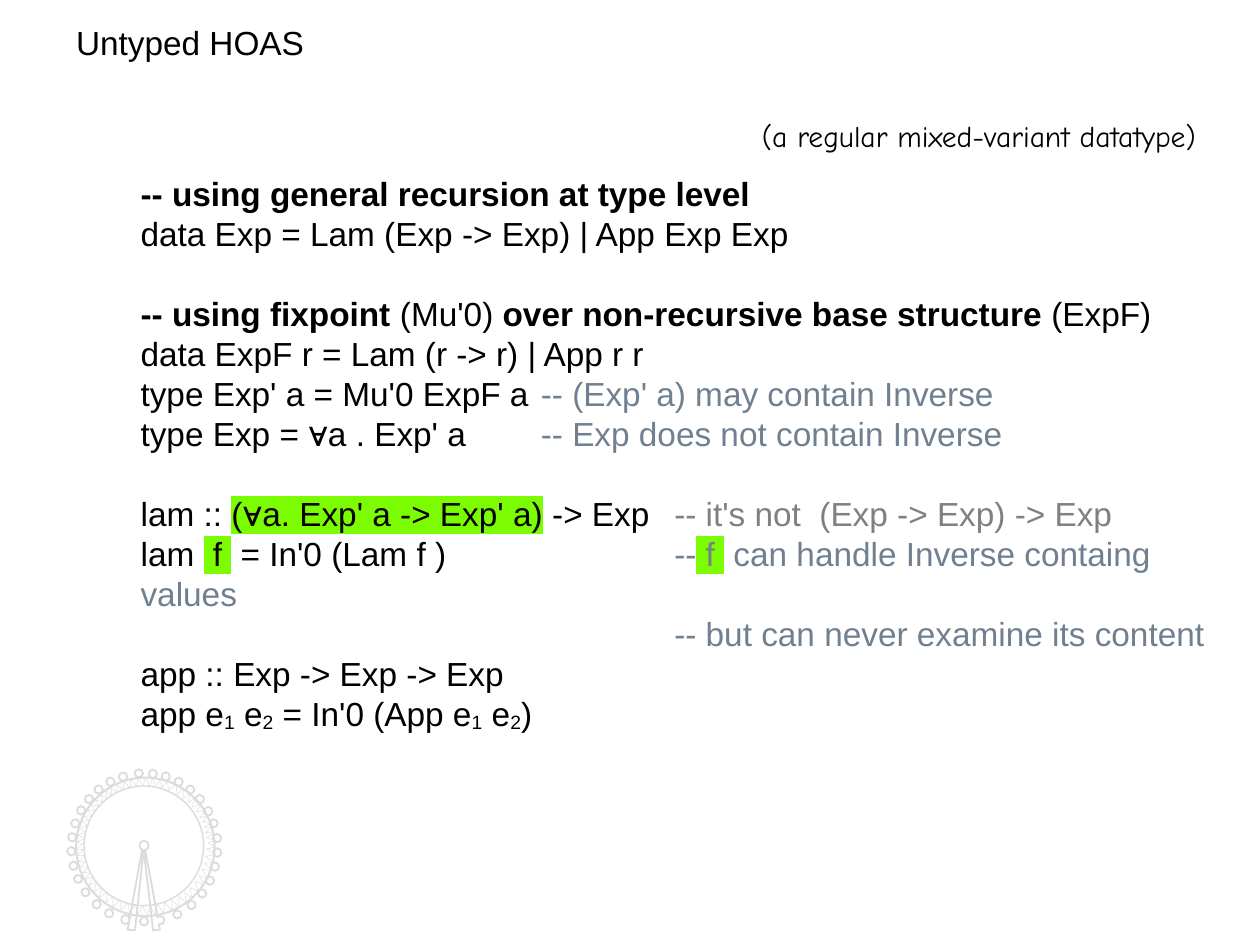
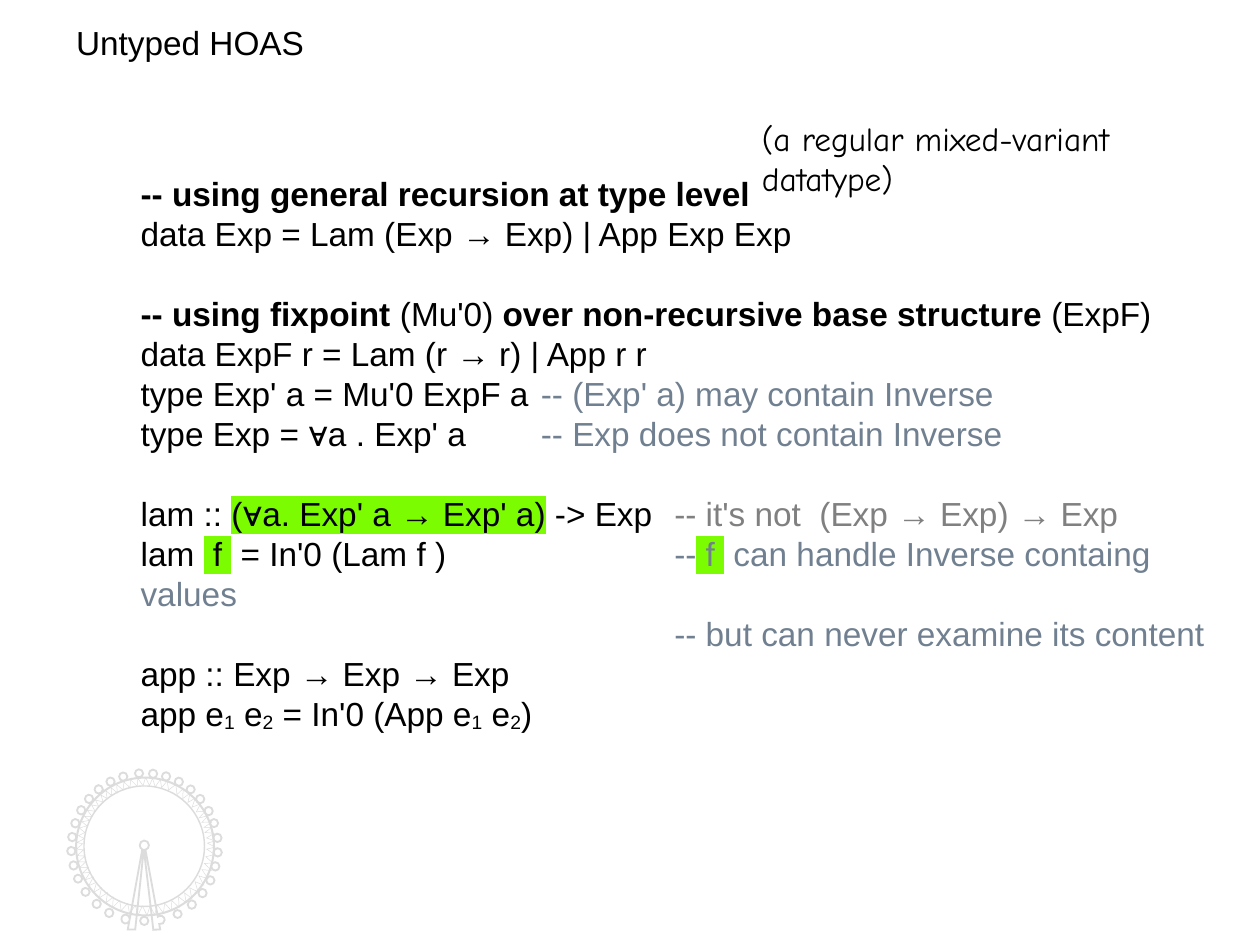
Before and after one commit to kyagrd/naxPapers, a slide deck: slide 9 of draft/TYPES13/ppt/myslide.odp. Drawn at 1260x945 pixels with LibreOffice and Linux fonts; fonts in the diff are those of the drawing. Boxes give left, top, right and bottom in pixels: in the first picture for what was removed or moved away, otherwise in the second. Text is boxed around its words. In the diff, an @@ line names an element or a change of style, - is before the commit and + after.

```diff
--- a/draft/TYPES13/ppt/myslide.odp
+++ b/draft/TYPES13/ppt/myslide.odp
@@ text "(a regular mixed-variant datatype)" at box(762, 125, 1109, 198): size 16 to 18 pt @@
@@ text at box(141, 222, 791, 252): text changed @@
-data Exp = Lam (Exp -> Exp) | App Exp Exp
+data Exp = Lam (Exp → Exp) | App Exp Exp
@@ text at box(141, 342, 647, 372): text changed @@
-data ExpF r = Lam (r -> r) | App r r
+data ExpF r = Lam (r → r) | App r r
@@ text at box(141, 502, 1118, 532): text changed @@
-lam :: (∀a. Exp' a -> Exp' a) -> Exp -- it's not (Exp -> Exp) -> Exp
+lam :: (∀a. Exp' a → Exp' a) -> Exp -- it's not (Exp → Exp) → Exp
@@ text at box(141, 663, 509, 693): text changed @@
-app :: Exp -> Exp -> Exp
+app :: Exp → Exp → Exp
```
Also in this commit, not shown: 12 other slides changed, 4 slides added, 2 slides removed, 2 other files.
